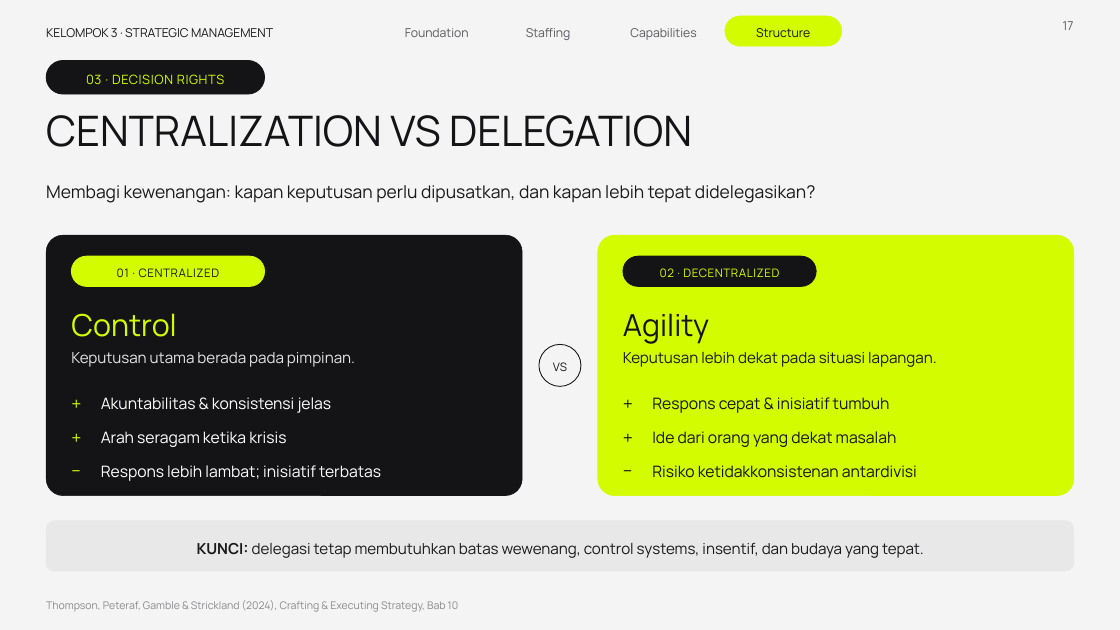
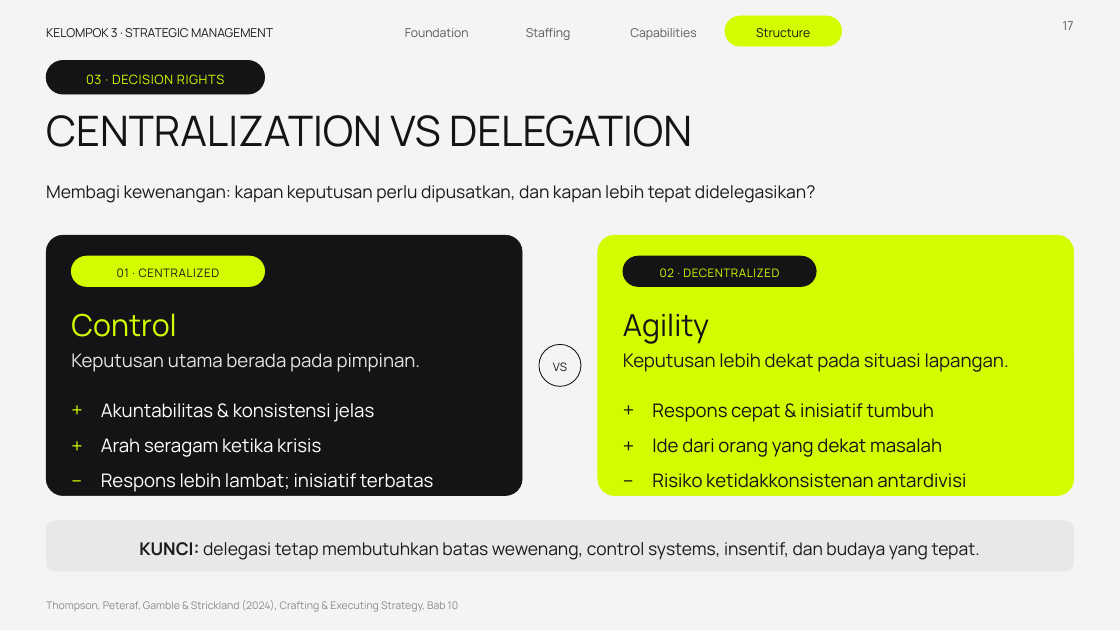
Before and after one commit to aslihabnuri/Dom-Manipulation, a slide deck: slide 17 of presentasi_ch10_kelompok3/SMJKT_Group 3_Aslih_Chapter 10 Strategy Execution.pptx. Drawn at 1120x630 pixels with LibreOffice and Linux fonts; fonts in the diff are those of the drawing. Boxes give left, top, right and bottom in pixels: in the first picture for what was removed or moved away, otherwise in the second. Text is boxed around its words. In the diff, an @@ line names an element or a change of style, - is before the commit and + after.

```diff
--- a/presentasi_ch10_kelompok3/SMJKT_Group 3_Aslih_Chapter 10 Strategy Execution.pptx
+++ b/presentasi_ch10_kelompok3/SMJKT_Group 3_Aslih_Chapter 10 Strategy Execution.pptx
@@ text "Keputusan utama berada pada pimpinan." at (71,353,421,372): size 13 to 16 pt @@
@@ text "Keputusan lebih dekat pada situasi ..." at (623,353,1009,372): size 13 to 16 pt @@
@@ text "−": place and size @@
-text "−" at (71,454,97,484)
+text "−" at (71,461,97,495)
@@ text "Respons lebih lambat; inisiatif terbatas": place and size @@
-text "Respons lebih lambat; inisiatif terbatas" at (101,465,381,481)
+text "Respons lebih lambat; inisiatif terbatas" at (101,473,434,492)
@@ size 15 to 17 pt in 6 elements at (71,391,97,424), (623,391,649,424), (71,426,97,460), (623,426,649,460), (71,461,97,495), (623,461,649,495) @@
@@ text "−": place and size @@
-text "−" at (623,454,649,484)
+text "−" at (623,461,649,495)
@@ size 13.5 to 16 pt in 6 elements at (101,403,374,422), (652,403,934,422), (101,438,321,457), (652,438,942,457), (101,473,434,492), (652,473,966,488) @@
@@ text "Risiko ketidakkonsistenan antardivisi": place and size @@
-text "Risiko ketidakkonsistenan antardivisi" at (652,465,917,478)
+text "Risiko ketidakkonsistenan antardivisi" at (652,473,966,488)
@@ text "KUNCI: delegasi tetap membutuhkan batas ..." at (139,542,980,560): size 13 to 15 pt @@
```
Also in this commit, not shown: 9 other slides changed, 1 other file.
